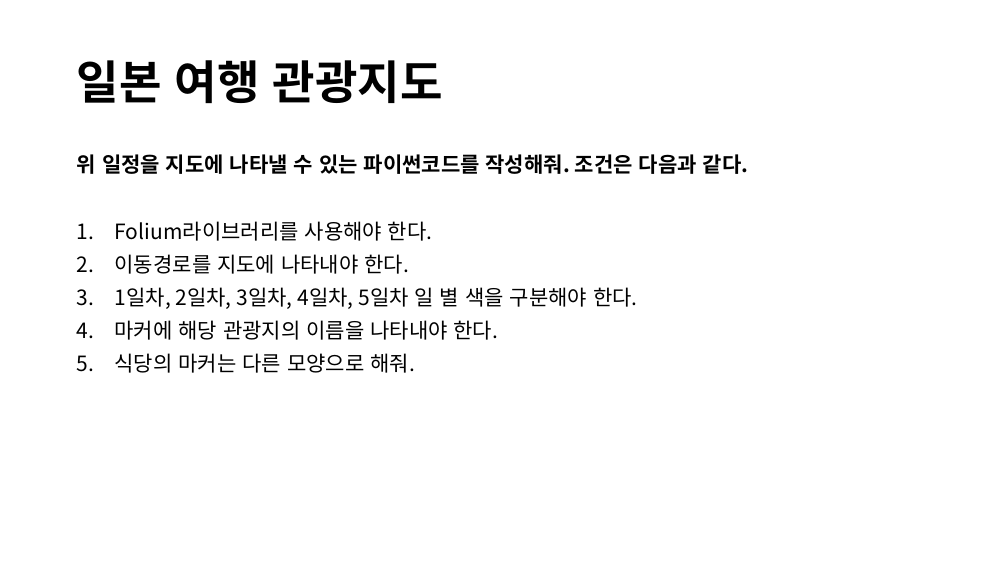
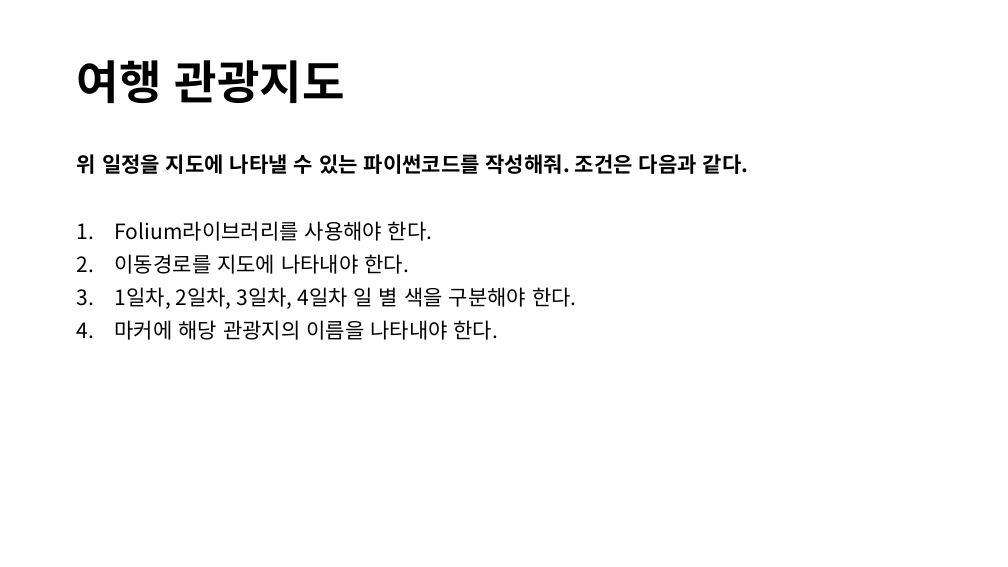
Before and after one commit to lolsaless/Python, a slide deck: slide 6 of 프롬프트 시연.pptx. Drawn at 1008x567 pixels with LibreOffice and Linux fonts; fonts in the diff are those of the drawing. Boxes give left, top, right and bottom in pixels: in the first picture for what was removed or moved away, otherwise in the second. Text is boxed around its words. In the diff, an @@ line names an element or a change of style, - is before the commit and + after.

```diff
--- a/프롬프트 시연.pptx
+++ b/프롬프트 시연.pptx
@@ title at bbox=[77, 60, 345, 103]: text changed @@
-일본 여행 관광지도
+여행 관광지도
@@ text at bbox=[115, 287, 577, 309]: text changed @@
-3. 1일차, 2일차, 3일차, 4일차, 5일차 일 별 색을 구분해야 한다.
+3. 1일차, 2일차, 3일차, 4일차 일 별 색을 구분해야 한다.
@@ text at bbox=[115, 353, 415, 373]: paragraph removed @@
-5. 식당의 마커는 다른 모양으로 해줘.
```
Also in this commit, not shown: 6 other slides changed, 3 other files.
